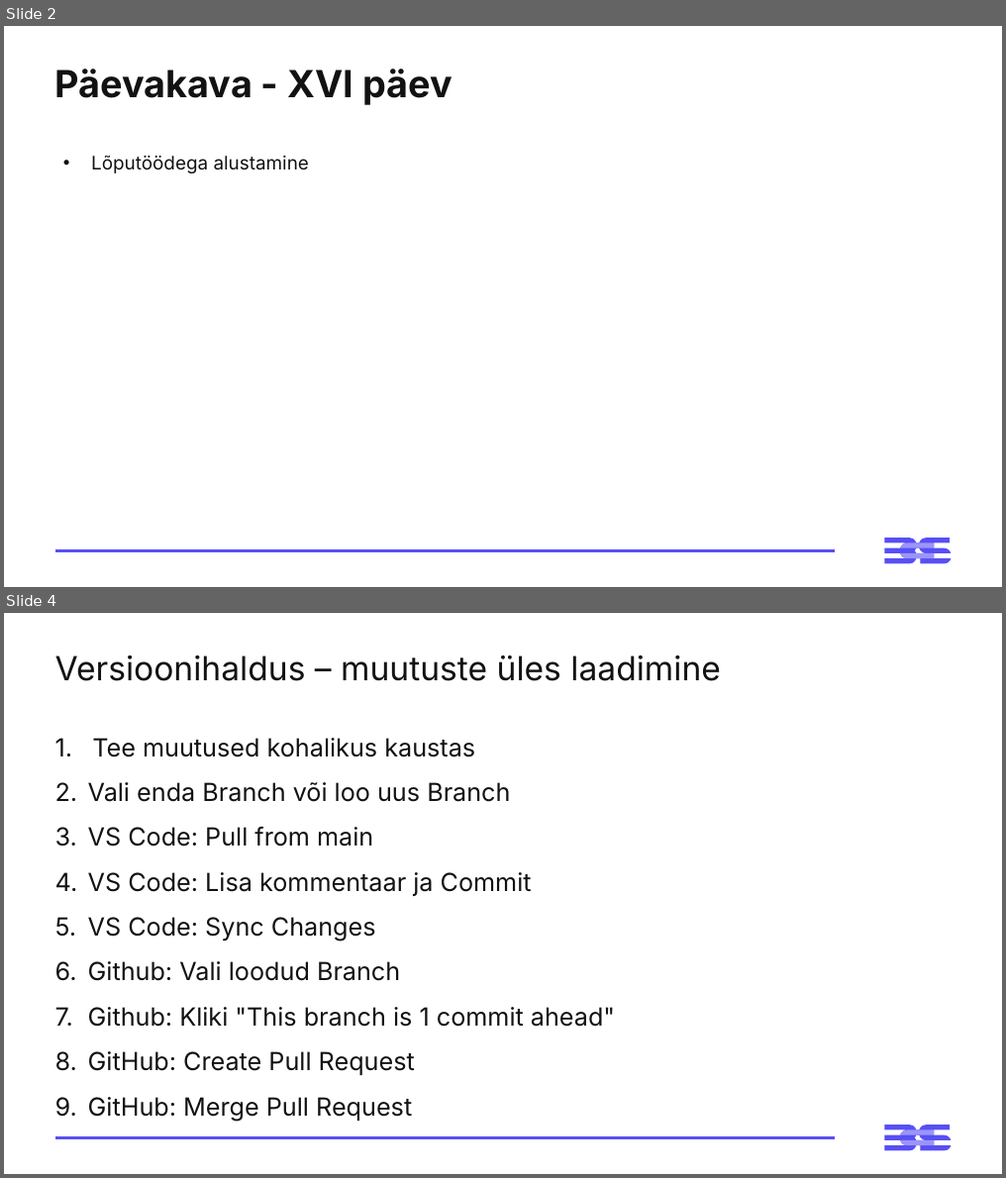
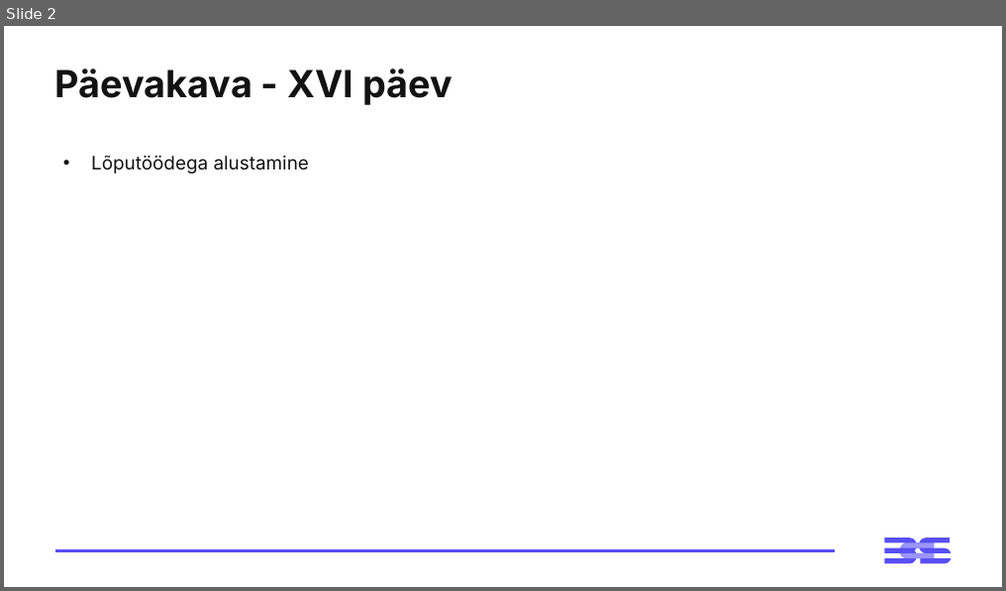
Before and after one commit to emilieabel/andmetarkus, a slide deck: Materjalid/Day16 Lõputööd/16-paev-andmetarkus-esitlus.pptx. Shown one above the other, each under a label of ours: slides 2 and 4 before the commit, slide 2 after it; the slides between them are not shown. The pictures are 1006x1178 and 1006x591 pixels, drawn with LibreOffice and Linux fonts; fonts in the diff are those of the drawing. Boxes give left, top, right and bottom in pixels: in the first picture for what was removed or moved away, otherwise in the second. Text is boxed around its words. In the diff, an @@ line names an element or a change of style, - is before the commit and + after.

```diff
--- a/Materjalid/Day16 Lõputööd/16-paev-andmetarkus-esitlus.pptx
+++ b/Materjalid/Day16 Lõputööd/16-paev-andmetarkus-esitlus.pptx
@@ slide 4 removed at (4, 613, 1002, 1174), background #FFFFFF; not listed: 3 template elements that a slide beside it also shows @@
@@ title removed at (55, 655, 721, 681) @@
-Versioonihaldus – muutuste üles laadimine
@@ text removed at (88, 738, 615, 1075) @@
-1. Tee muutused kohalikus kaustas
-2. Vali enda Branch või loo uus Branch
-3. VS Code: Pull from main
-4. VS Code: Lisa kommentaar ja Commit
-5. VS Code: Sync Changes
-6. Github: Vali loodud Branch
-7. Github: Kliki "This branch is 1 commit ahead"
-8. GitHub: Create Pull Request
-9. GitHub: Merge Pull Request
```
Also in this commit, not shown: 1 other slide removed, 57 other files.
